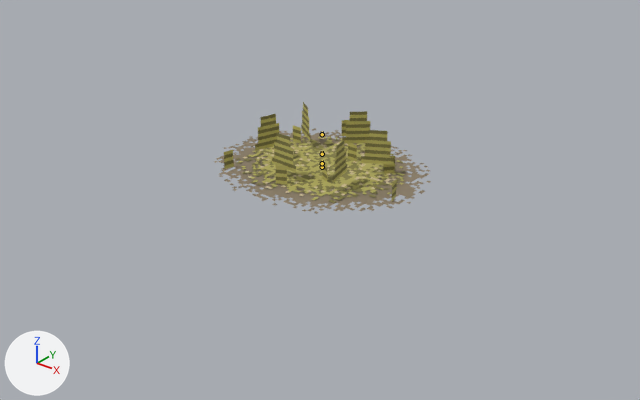
The glTF model to-rust-as-we-fall/resources/models/fauna/candid.gltf as it was, and as the next commit left it.
Camera for both pictures: a camera (50 mm lens) standing at (2.42, -3.04, 1.71) and looking at (0.08, -0.12, -0.11). The lights are fixed; the arrows at lower left show +X, +Y and +Z. The first picture is the older version. Both versions are drawn at frame 53 of the action 'candid_retreat'; the numbers are the values there. The bones that bend it are drawn over the model as lines.

The first picture shows 'CandidRigged'.
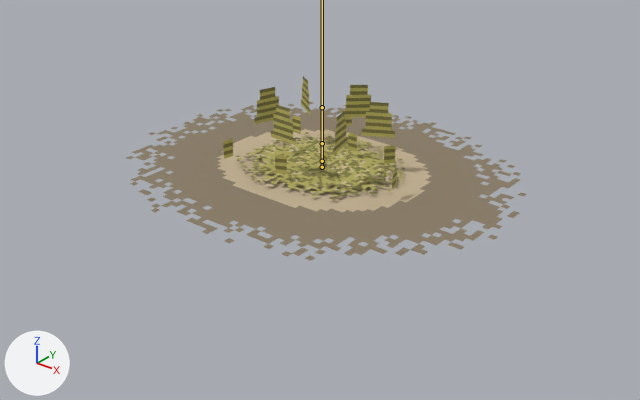
Where the change shows, as pixel boxes [x1, y1, x2, y2] in the pictures (640 x 400 px):
'CandidRigged', posed
    before: [214, 102, 431, 214]
    after: [126, 76, 527, 261]
bone 'carpet_0', root to tip
    before: (322, 163) to (322, 160)
    after: (322, 161) to (322, 158)
bone 'chain_0', root to tip
    before: (322, 154) to (322, 151)
    after: (322, 143) to (322, 130)
bone 'canopy_0', root to tip
    before: (322, 134) to (322, 131)
    after: (322, 107) to (322, 73)

The change, as a diff of the scene's bpy script:
```diff
--- a/to-rust-as-we-fall/resources/models/fauna/candid.gltf.py
+++ b/to-rust-as-we-fall/resources/models/fauna/candid.gltf.py
@@ bone_colony_0 @@
 bone_colony_0 = bpy.data.objects['Candid_Armature'].pose.bones['colony_0']
-bone_colony_0.scale = (0.55, 0.55, 0.55)
+bone_colony_0.scale = (1.0, 1.0, 1.0)
@@ bone_carpet_0 @@
 bone_carpet_0 = bpy.data.objects['Candid_Armature'].pose.bones['carpet_0']
-bone_carpet_0.scale = (1.0, 1.0, 1.0)
+bone_carpet_0.scale = (0.55, 0.55, 0.55)
@@ bone_chain_0 @@
 bone_chain_0 = bpy.data.objects['Candid_Armature'].pose.bones['chain_0']
-bone_chain_0.scale = (1.0, 1.0, 1.0)
+bone_chain_0.scale = (0.55, 0.55, 0.55)
@@ bone_canopy_0 @@
 bone_canopy_0 = bpy.data.objects['Candid_Armature'].pose.bones['canopy_0']
-bone_canopy_0.scale = (1.0, 1.0, 1.0)
+bone_canopy_0.scale = (0.55, 0.55, 0.55)
```
